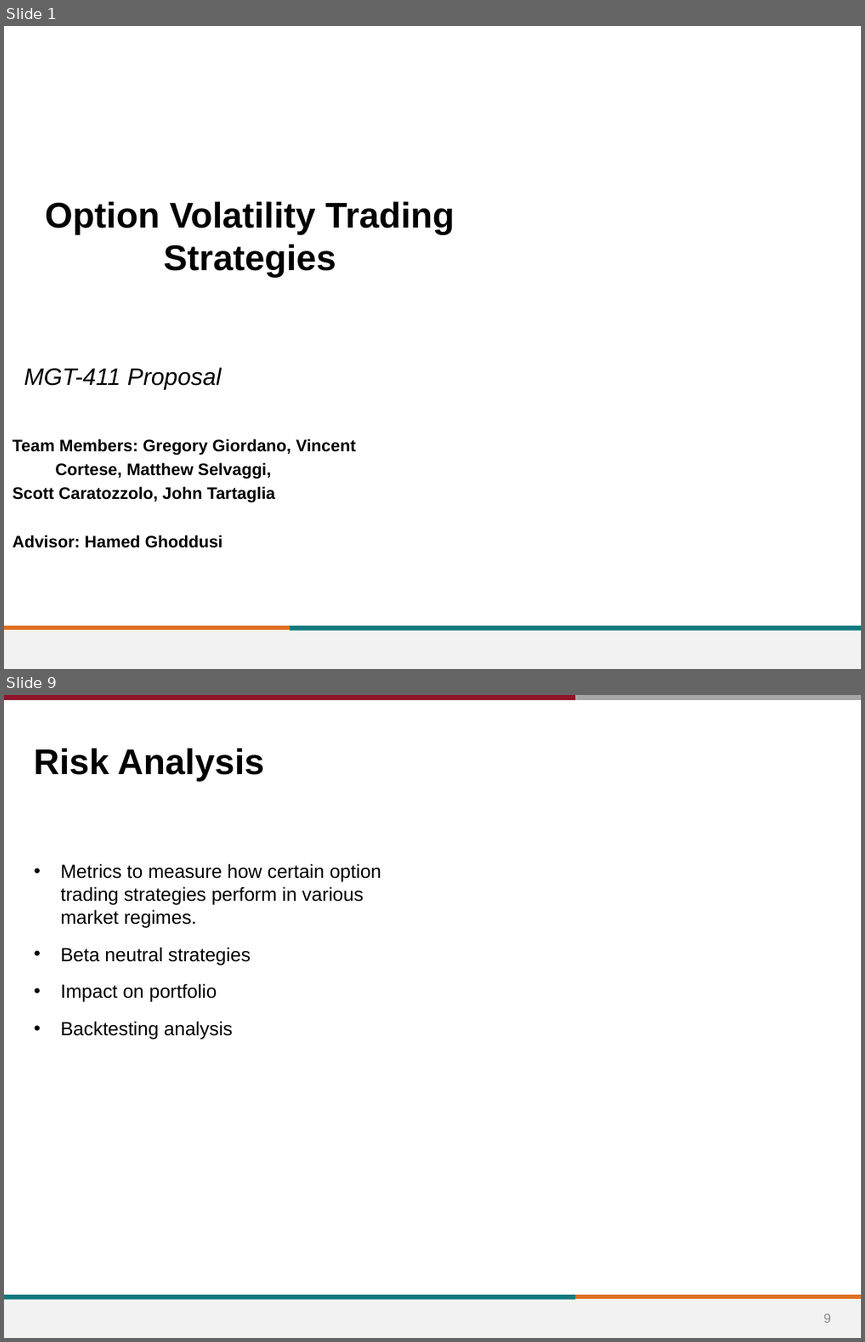
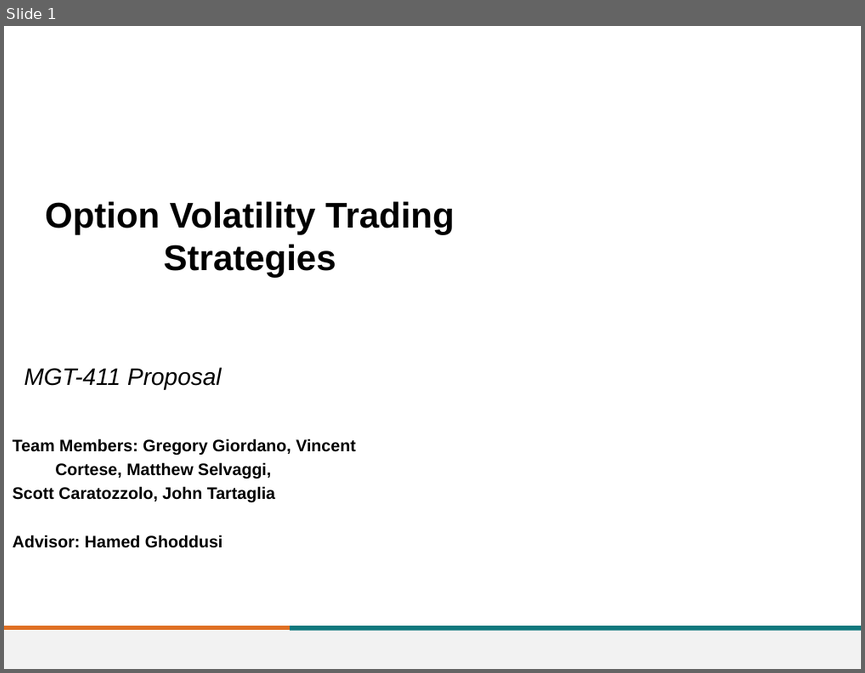
Before and after one commit to greggiordano12/MGT-411, a slide deck: Proposal/Options_Proposal.pptx. Shown one above the other, each under a label of ours: slides 1 and 9 before the commit, slide 1 after it; the slides between them are not shown. The pictures are 865x1342 and 865x673 pixels, drawn with LibreOffice and Linux fonts; fonts in the diff are those of the drawing; background and template pictures are left out. Boxes give left, top, right and bottom in pixels: in the first picture for what was removed or moved away, otherwise in the second. Text is boxed around its words. In the diff, an @@ line names an element or a change of style, - is before the commit and + after.

```diff
--- a/Proposal/Options_Proposal.pptx
+++ b/Proposal/Options_Proposal.pptx
@@ slide 9 removed at (x1=4, y1=695, x2=861, y2=1338), background #FFFFFF; not listed: 1 template element that a slide beside it also shows @@
@@ line removed from (4, 698) to (575, 698) @@
@@ line removed from (575, 698) to (861, 698) @@
@@ title removed at (x1=34, y1=748, x2=265, y2=781) @@
-Risk Analysis
@@ text removed at (x1=61, y1=863, x2=381, y2=1039) @@
-• Metrics to measure how certain option trading strategies perform in various market regimes.
-• Beta neutral strategies
-• Impact on portfolio
-• Backtesting analysis
@@ line removed from (4, 1297) to (575, 1297) @@
@@ line removed from (575, 1297) to (861, 1297) @@
@@ page number removed at (x1=823, y1=1313, x2=831, y2=1322) @@
-9
```
Also in this commit, not shown: 7 slides changed, 2 slides added, 2 other slides removed, 9 other files.
